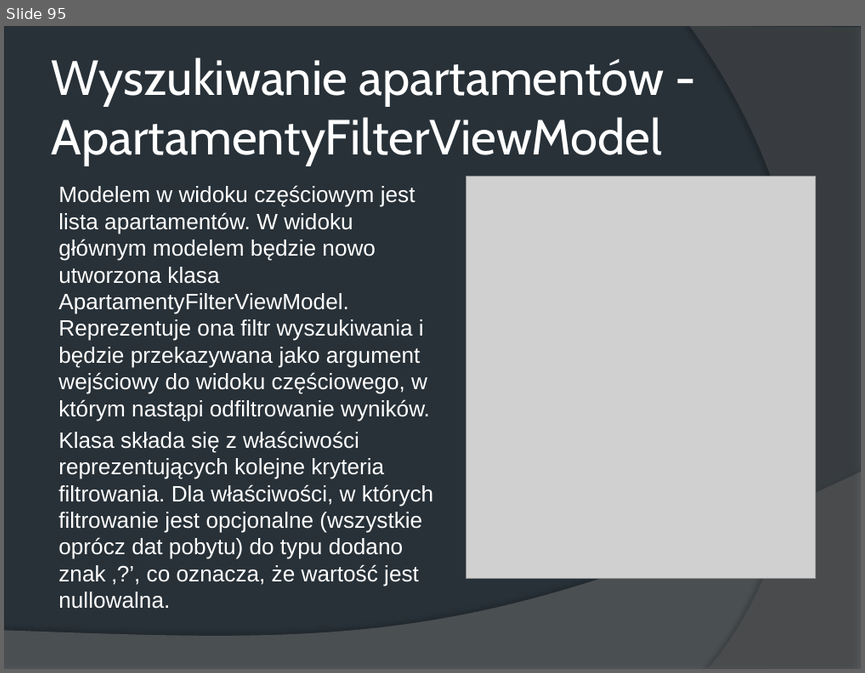
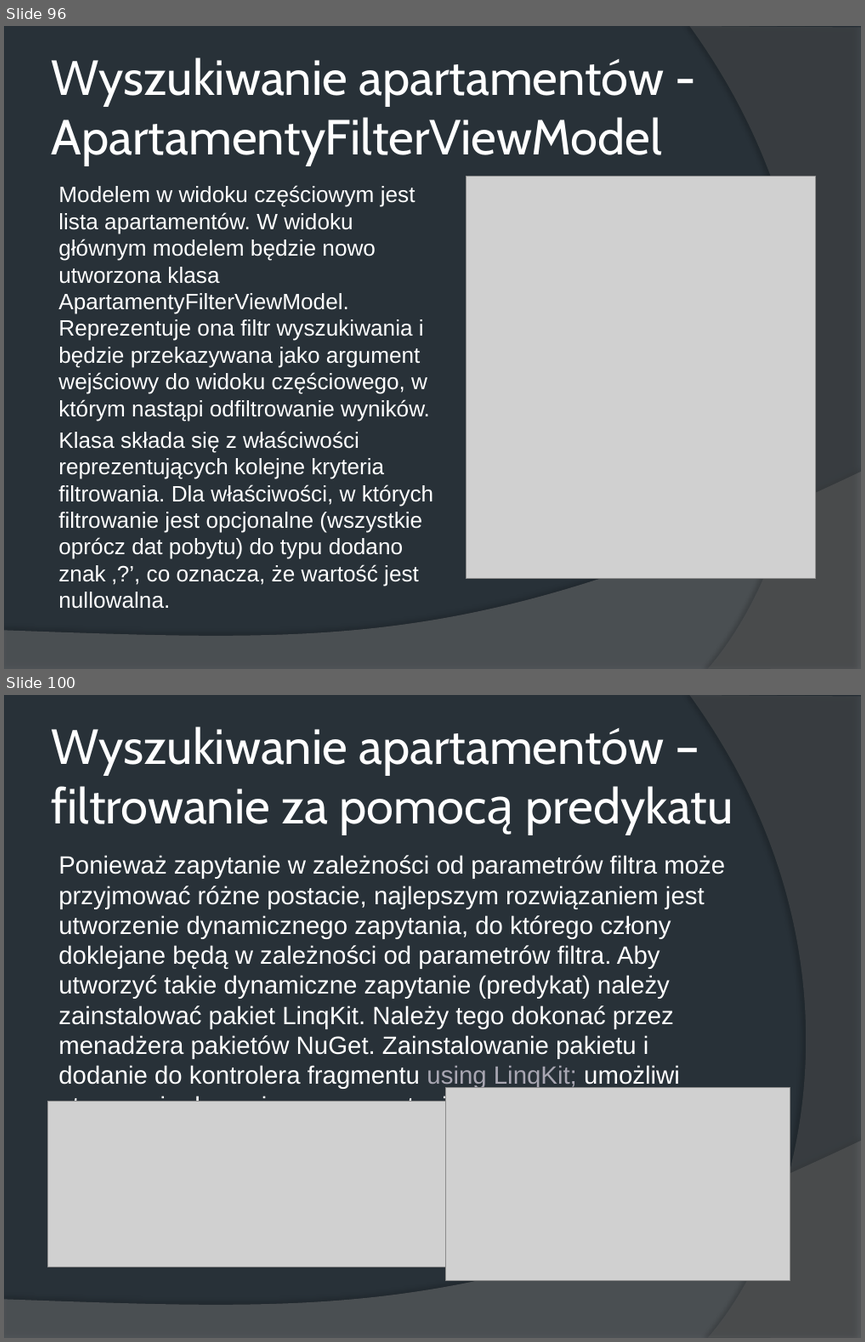
Before and after one commit to wiwlm/HotelMVC, a slide deck: Aplikacje MVC.pptx. Shown one above the other, each under a label of ours: slide 95 before the commit, slides 96 and 100 after it; the slides between them are not shown. The pictures are 865x673 and 865x1342 pixels, drawn with LibreOffice and Linux fonts; fonts in the diff are those of the drawing; grey boxes stand for pictures. Boxes give left, top, right and bottom in pixels: in the first picture for what was removed or moved away, otherwise in the second. Text is boxed around its words. In the diff, an @@ line names an element or a change of style, - is before the commit and + after.

Commit message:
Rezerwacja apartamentów

```diff
--- a/Aplikacje MVC.pptx
+++ b/Aplikacje MVC.pptx
@@ slide 100 added at (4, 695, 861, 1338), background #283138; not listed: 2 template elements that a slide beside it also shows @@
@@ title added at (51, 726, 732, 834), 41.4 pt, text #FFFFFF @@
+Wyszukiwanie apartamentów – filtrowanie za pomocą predykatu
@@ text added at (58, 855, 725, 1118), 21 pt, text #FFFFFF @@
+Ponieważ zapytanie w zależności od parametrów filtra może przyjmować różne postacie, najlepszym rozwiązaniem jest utworzenie dynamicznego zapytania, do którego człony doklejane będą w zależności od parametrów filtra. Aby utworzyć takie dynamiczne zapytanie (predykat) należy zainstalować pakiet LinqKit. Należy tego dokonać przez menadżera pakietów NuGet. Zainstalowanie pakietu i dodanie do kontrolera fragmentu using LinqKit; umożliwi utworzenie dynamicznego zapytania.
@@ picture added at (47, 1101, 771, 1266) @@
@@ picture added at (446, 1088, 789, 1280) @@
@@ what was slide 95 is now slide 96 @@
```
Also in this commit, not shown: 7 slides changed, 18 other slides added, 1 slide removed, 16 other files.
